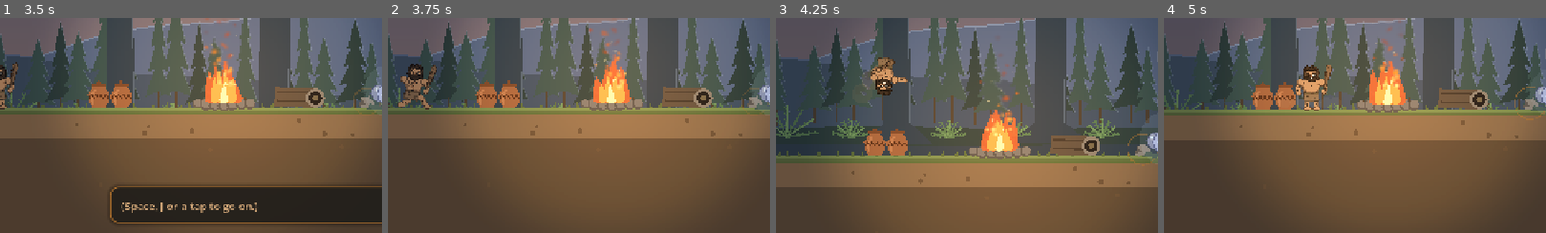
Above: before the commit, frames 1-4 (left to right).
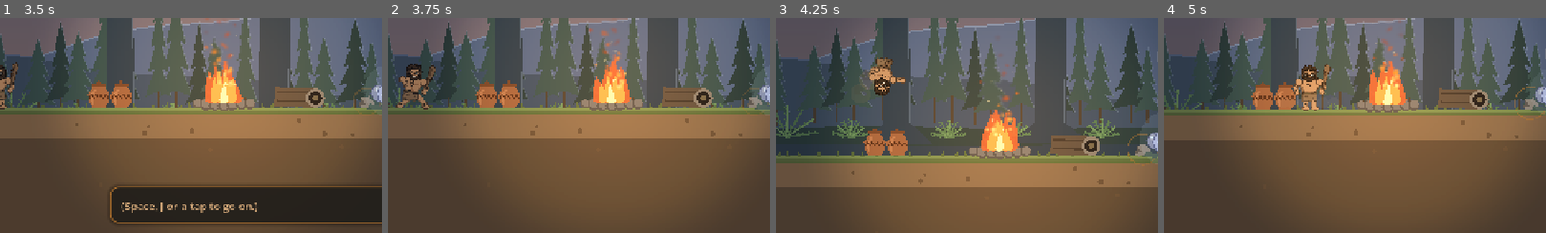
Above: after the commit, the same moments.

Repository: Jawad-Mufti/caveman-chronicles
Game: Godot game, scene res://level2/level2.tscn
Two runs of this game, one before a commit and one after it. Both use one fixed random seed, a clock stepped at 60 frames per second and the inputs below.
Inputs (mouse positions are % of the whole screen's width and height, from its top left):
- Up to frame 1 (3.5 s): tap Enter at 0.5, 0.6 s; move the mouse to (72, 45) at 0.52 s; hold Right 0.53-1.25 s; click (72, 45) at 0.67 s; tap Space at 0.77, 1.07 s; drag from (30, 55) to (98, 59) at 1.27 s; move the mouse to (60, 28) at 2.02 s; hold Left 2.03-2.75 s; hold J 2.03-2.75 s; drag from (45, 70) to (80, 54) at 2.77 s
- Up to frame 2 (3.75 s): tap Enter at 3.5 s; move the mouse to (80, 65) at 3.52 s; hold Right from 3.53 s (still down); tap 1 at 3.6 s
- Up to frame 3 (4.25 s): keep holding Right; tap Space at 3.77, 4.07 s
- Up to frame 4 (5 s): release Right at 4.25 s; drag from (20, 35) to (59, 81) at 4.27 s
The pictures show only the part of the screen within x 11-61%, y 50-100%; the shares and areas given below are measured in that part.

Frame 1 is identical in both runs. In frame 2, 0.8% of the frame differs, in the area x 2-13%, y 21-43%; in frame 3, 0.6%; in frame 4, 0.8%, in the area x 33-44%, y 21-44%.

Commit message:
Walking a little slower (280 px/s); jumps keep their reach (300 in the air)

Diff:
--- a/common/player.gd
+++ b/common/player.gd
@@ -15,7 +15,8 @@
 signal fire_released
 signal said(note: String)
 
-const SPEED := 300.0
+const SPEED := 280.0          ## walking and running on the ground
+const AIR_SPEED := 300.0      ## in the air: jumps carry as far as the level was built for
 ## Ramped instead of snapped, so direction changes read as weight rather than teleporting.
 const ACCEL := 2600.0
 const FRICTION := 2800.0
@@ -569,7 +570,7 @@
 	if knock <= 0.0 and _kick_lock <= 0.0:
 		var a := ACCEL if is_on_floor() else AIR_ACCEL
 		if dir != 0.0:
-			velocity.x = move_toward(velocity.x, dir * SPEED, a * delta)
+			velocity.x = move_toward(velocity.x, dir * (SPEED if is_on_floor() else AIR_SPEED), a * delta)
 		else:
 			var f := FRICTION if is_on_floor() else AIR_ACCEL * 0.5
 			velocity.x = move_toward(velocity.x, 0.0, f * delta)
